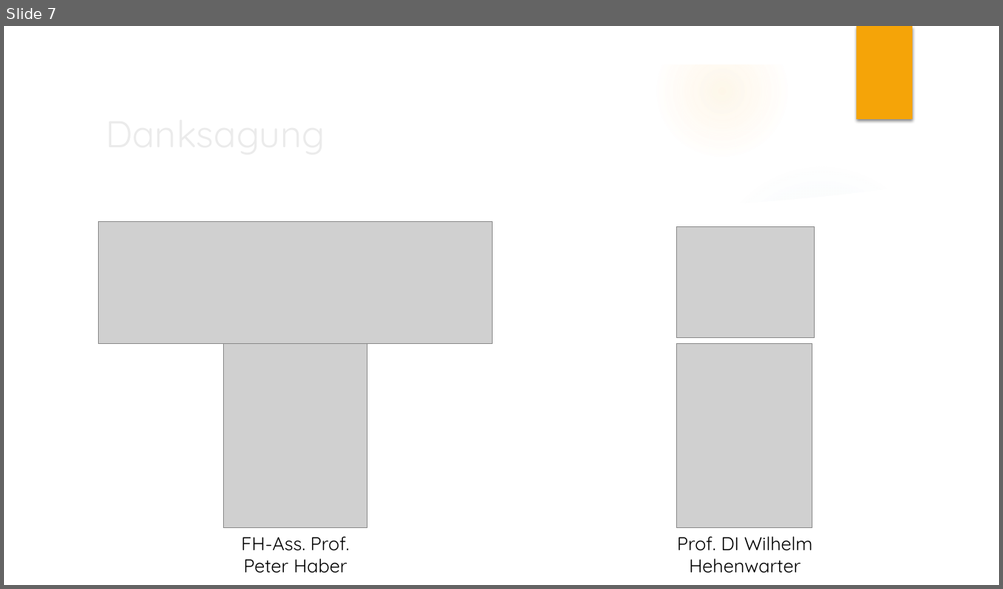
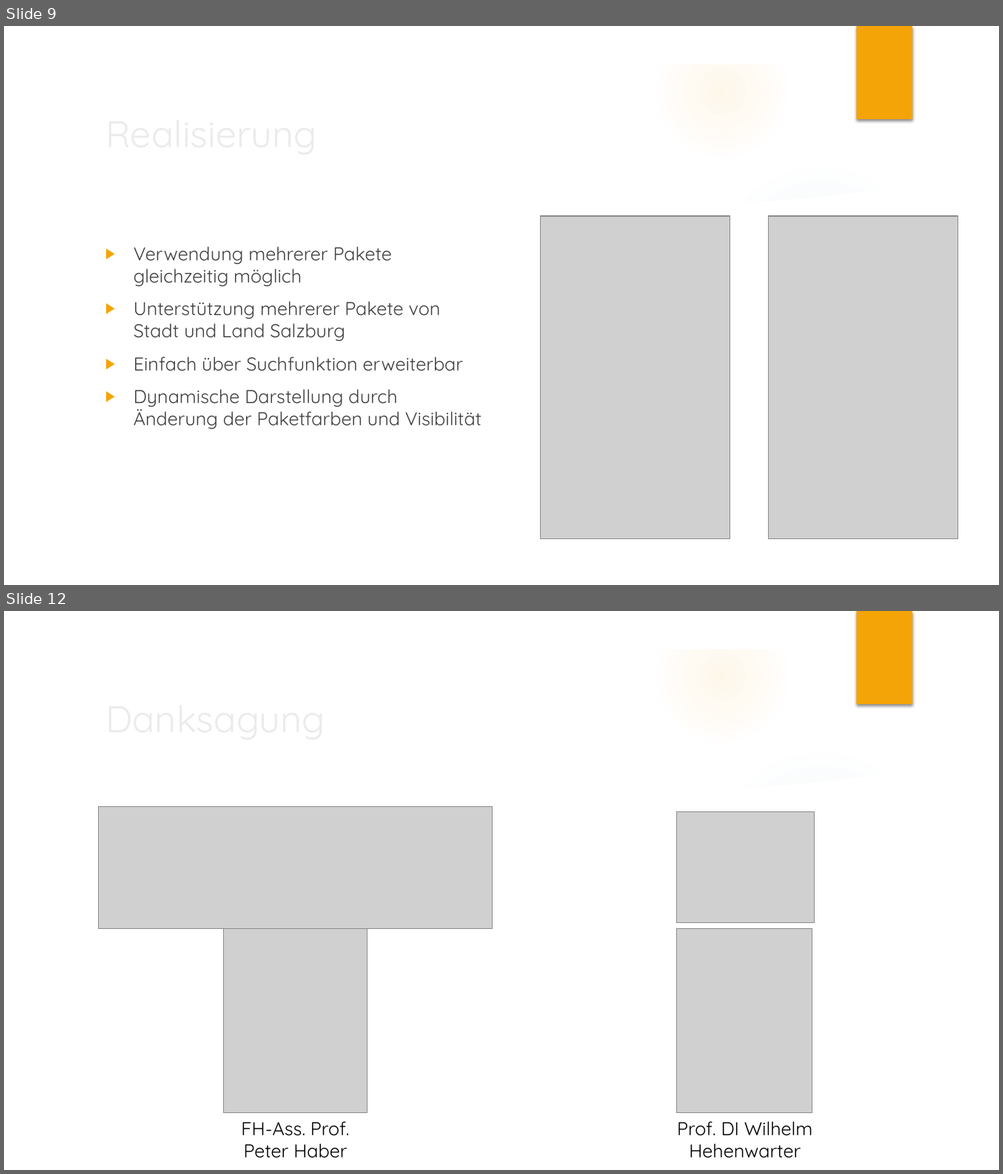
Before and after one commit to FerdinandBrunauer/Diplomarbeit, a slide deck: Planung/Präsentation/Präsentation.pptx. Shown one above the other, each under a label of ours: slide 7 before the commit, slides 9 and 12 after it; the slides between them are not shown. The pictures are 1003x589 and 1003x1174 pixels, drawn with LibreOffice and Linux fonts; fonts in the diff are those of the drawing; grey boxes stand for pictures; background and template pictures are left out. Boxes give left, top, right and bottom in pixels: in the first picture for what was removed or moved away, otherwise in the second. Text is boxed around its words. In the diff, an @@ line names an element or a change of style, - is before the commit and + after.

```diff
--- a/Planung/Präsentation/Präsentation.pptx
+++ b/Planung/Präsentation/Präsentation.pptx
@@ slide 9 added at box(4, 26, 999, 585), background picture (left out); not listed: 10 template elements that a slide beside it also shows @@
@@ title added at box(98, 104, 813, 164), 36 pt, text #EBEBEB @@
+Realisierung
@@ picture added at box(540, 216, 730, 540) @@
@@ picture added at box(768, 216, 958, 540) @@
@@ text added at box(134, 247, 481, 429), 18 pt, text #404040 @@
+▶ Verwendung mehrerer Pakete gleichzeitig möglich
+▶ Unterstützung mehrerer Pakete von Stadt und Land Salzburg
+▶ Einfach über Suchfunktion erweiterbar
+▶ Dynamische Darstellung durch Änderung der Paketfarben und Visibilität
@@ what was slide 7 is now slide 12 @@
```
Also in this commit, not shown: 3 slides changed, 6 other slides added, 1 slide removed, 3 other files.
